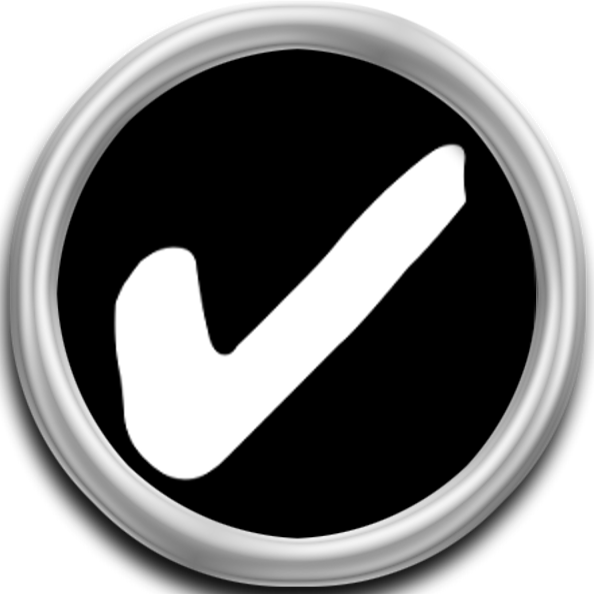
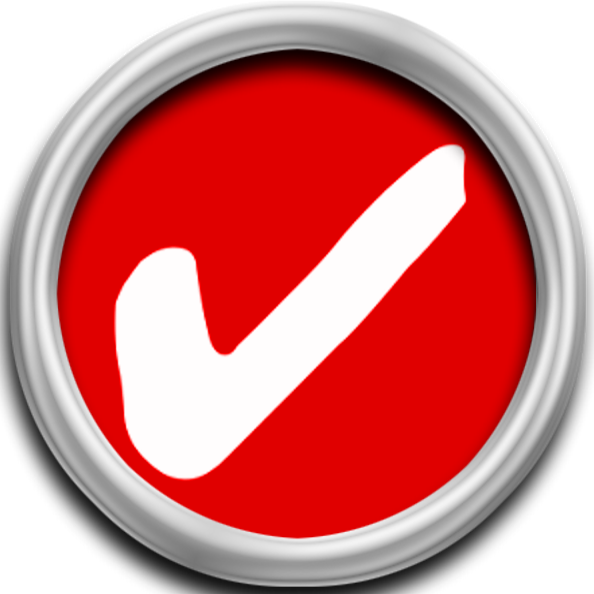
Two versions of the same layered image (594x594). Layer-by-layer changes:
added layer "Tick.png copy #1" above "Tick.png" over [56, 48, 536, 540]
